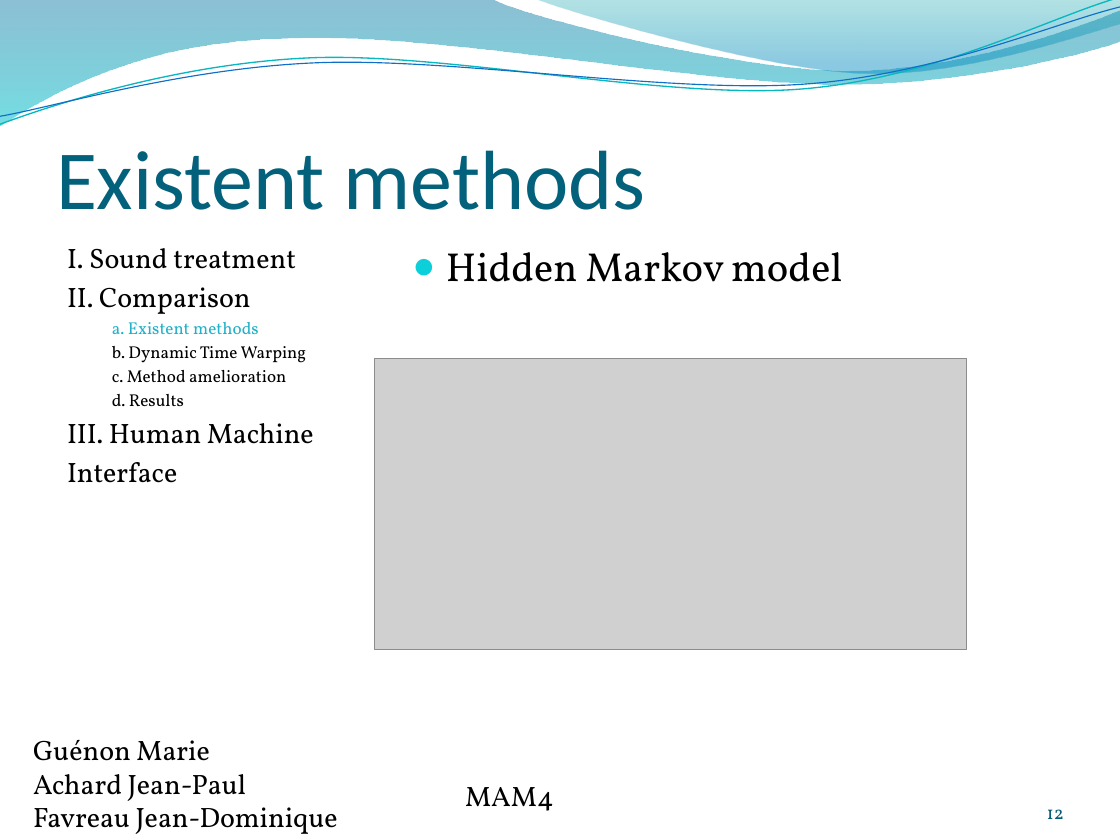
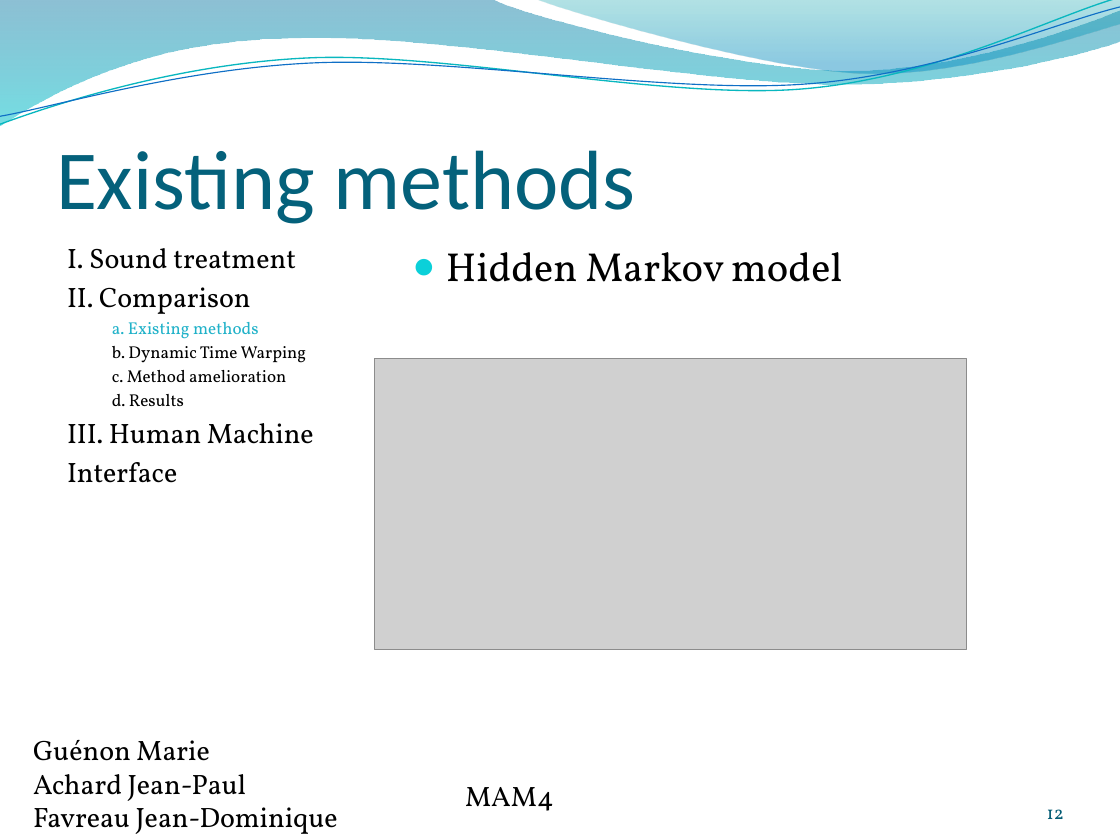
Before and after one commit to jeando/projetS7, a slide deck: slide 12 of annexes/Word_recognition.pptx. Drawn at 1120x840 pixels with LibreOffice and Linux fonts; fonts in the diff are those of the drawing; grey boxes stand for pictures; background and template pictures are left out. Boxes give left, top, right and bottom in pixels: in the first picture for what was removed or moved away, otherwise in the second. Text is boxed around its words. In the diff, an @@ line names an element or a change of style, - is before the commit and + after.

```diff
--- a/annexes/Word_recognition.pptx
+++ b/annexes/Word_recognition.pptx
@@ title at <box>56,150,636,224</box>: text changed @@
-Existent methods
+Existing methods
@@ text at <box>112,322,259,339</box>: text changed @@
-  a. Existent methods
+  a. Existing methods
```
Also in this commit, not shown: 16 other slides changed, 1 other file.
